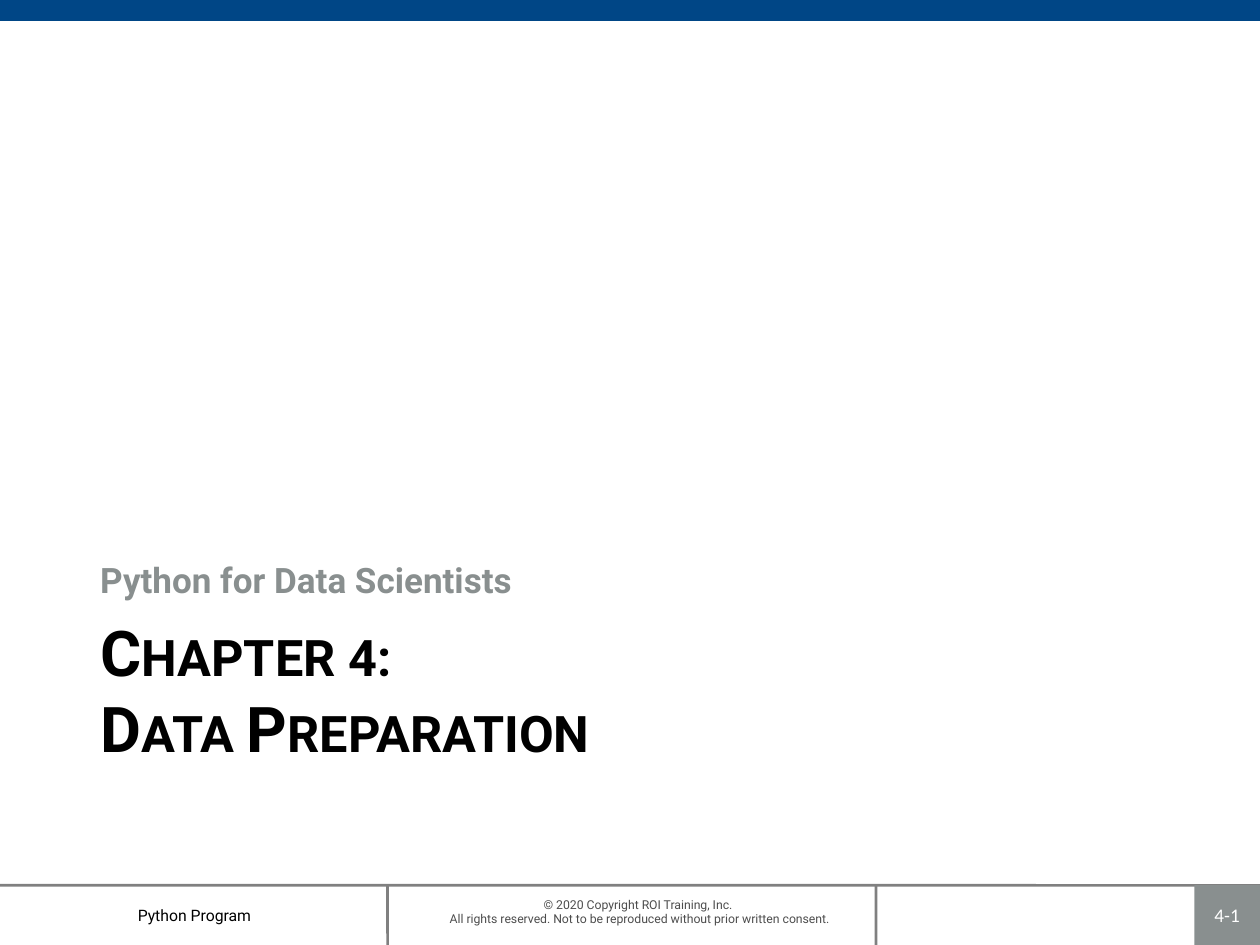
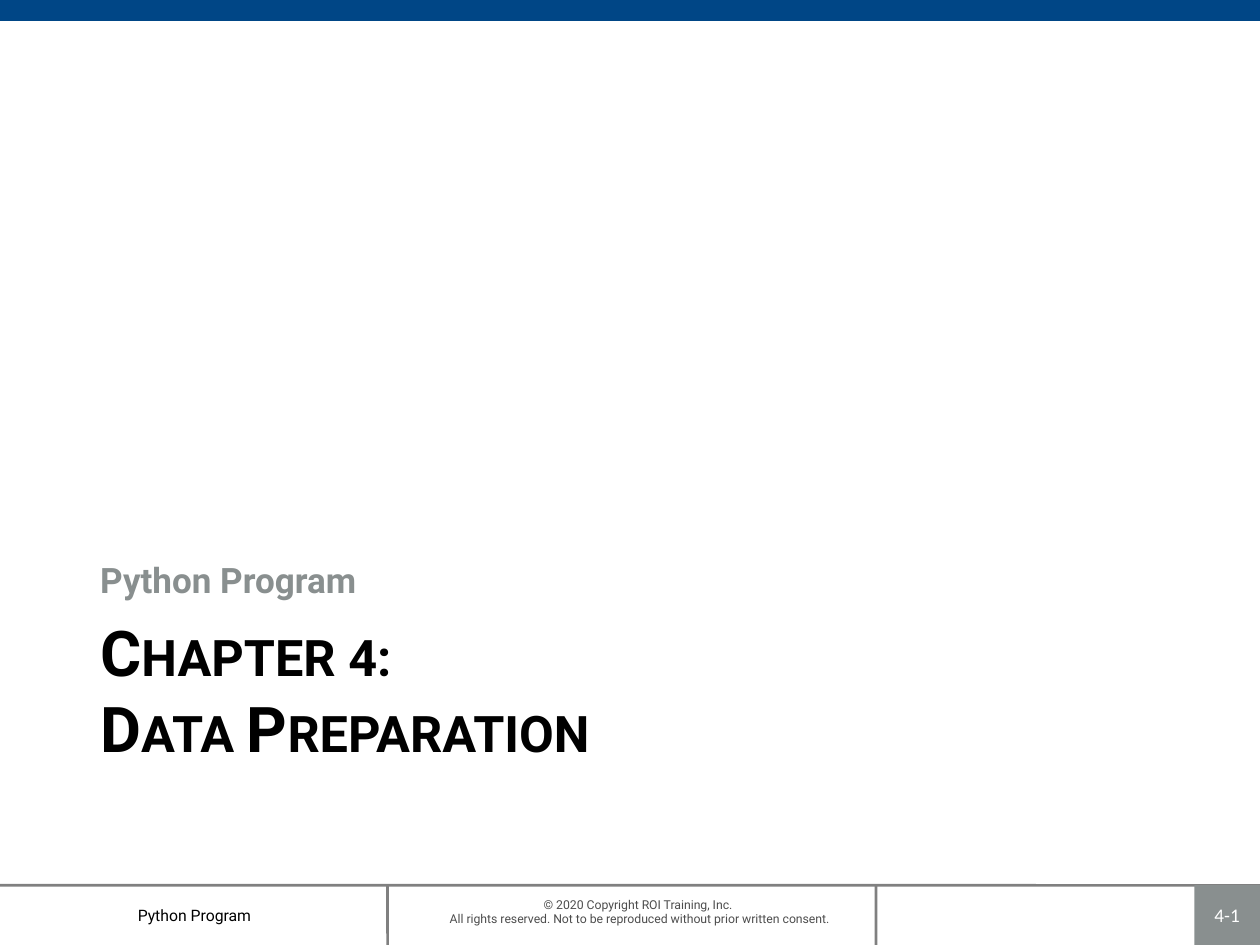
Before and after one commit to roitraining/PythonProgram, a slide deck: slide 1 of Day4-DataPrep/Ch04-DataPreparation.pptx. Drawn at 1260x945 pixels with LibreOffice and Linux fonts; fonts in the diff are those of the drawing; background and template pictures are left out. Boxes give left, top, right and bottom in pixels: in the first picture for what was removed or moved away, otherwise in the second. Text is boxed around its words. In the diff, an @@ line names an element or a change of style, - is before the commit and + after.

```diff
--- a/Day4-DataPrep/Ch04-DataPreparation.pptx
+++ b/Day4-DataPrep/Ch04-DataPreparation.pptx
@@ text at box(100, 567, 356, 601): text changed @@
-Python for Data Scientists
+Python Program
```
Also in this commit, not shown: 1 other file.
